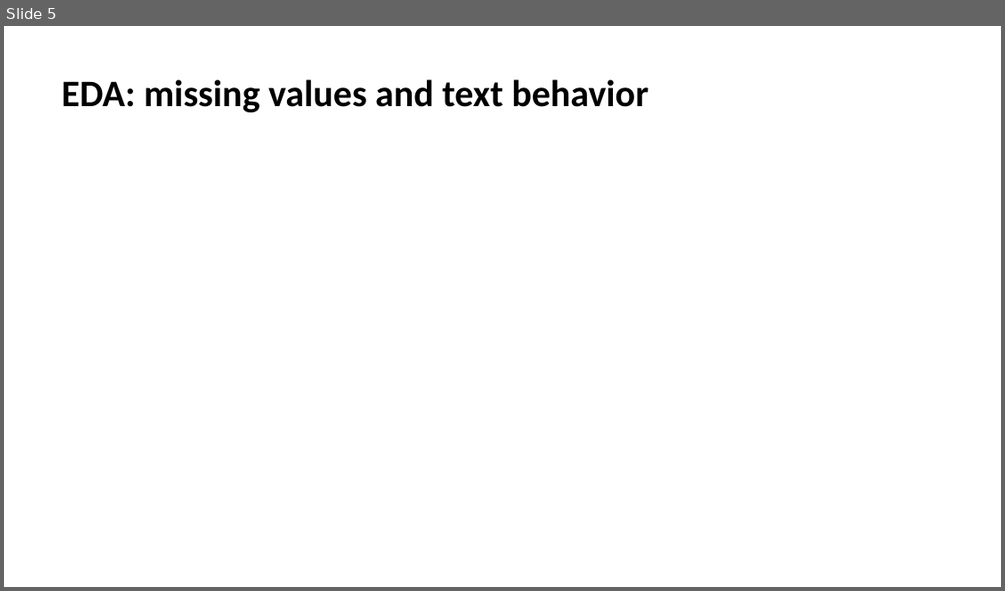
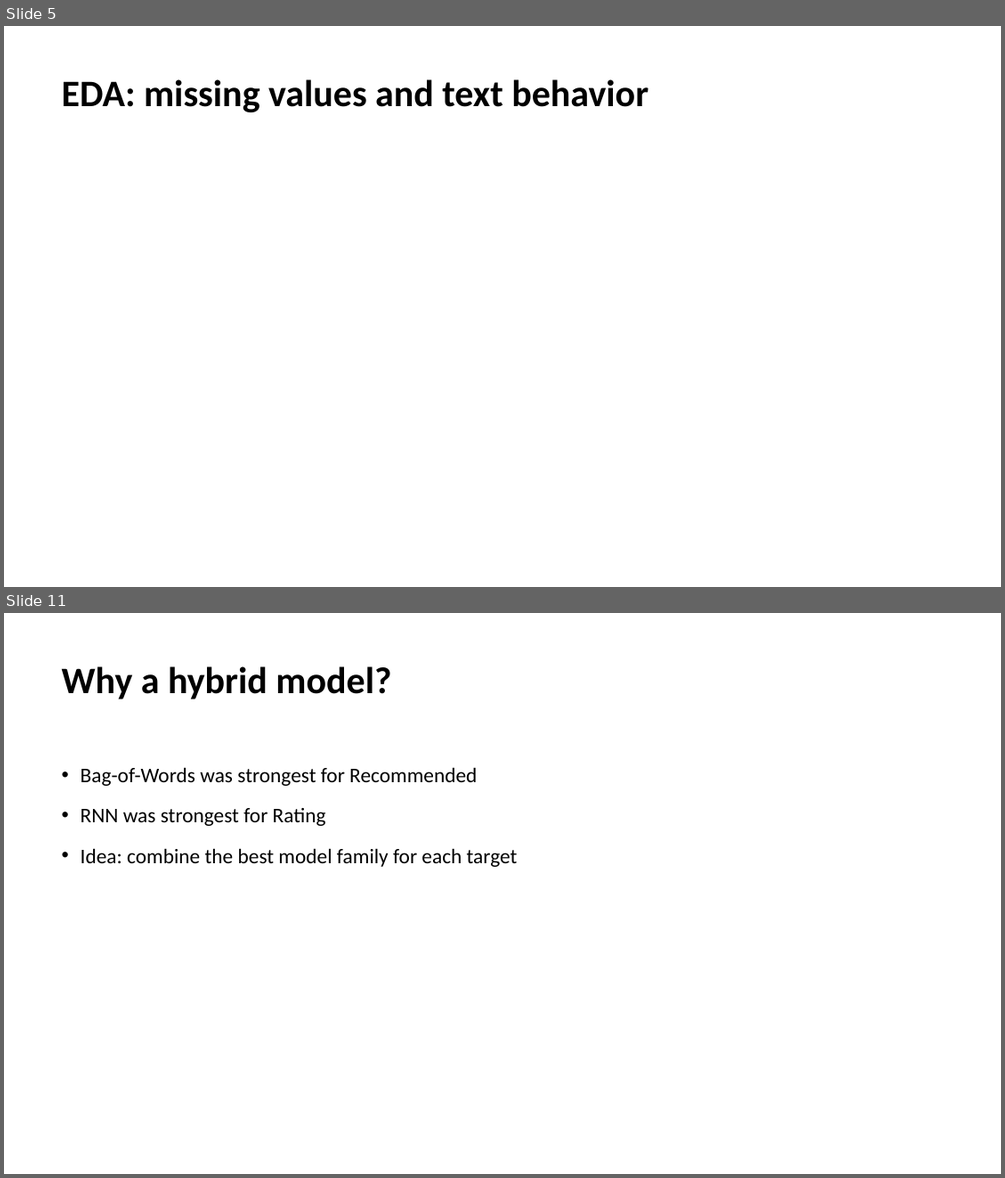
Before and after one commit to dariaproniakova/danit_final_project, a slide deck: presentation/Presentation_project.pptx. Shown one above the other, each under a label of ours: slide 5 before the commit, slides 5 and 11 after it; the slides between them are not shown. The pictures are 1005x591 and 1005x1178 pixels, drawn with LibreOffice and Linux fonts; fonts in the diff are those of the drawing. Boxes give left, top, right and bottom in pixels: in the first picture for what was removed or moved away, otherwise in the second. Text is boxed around its words. In the diff, an @@ line names an element or a change of style, - is before the commit and + after.

```diff
--- a/presentation/Presentation_project.pptx
+++ b/presentation/Presentation_project.pptx
@@ slide 11 added at <box>4,613,1001,1174</box>, background #FFFFFF @@
@@ title added at <box>62,666,391,699</box>, 36 pt, text #000000, bold @@
+Why a hybrid model?
@@ text added at <box>81,767,518,867</box>, 20 pt, text #000000 @@
+• Bag-of-Words was strongest for Recommended
+• RNN was strongest for Rating
+• Idea: combine the best model family for each target
```
Also in this commit, not shown: 8 other slides added, 3 other files.
